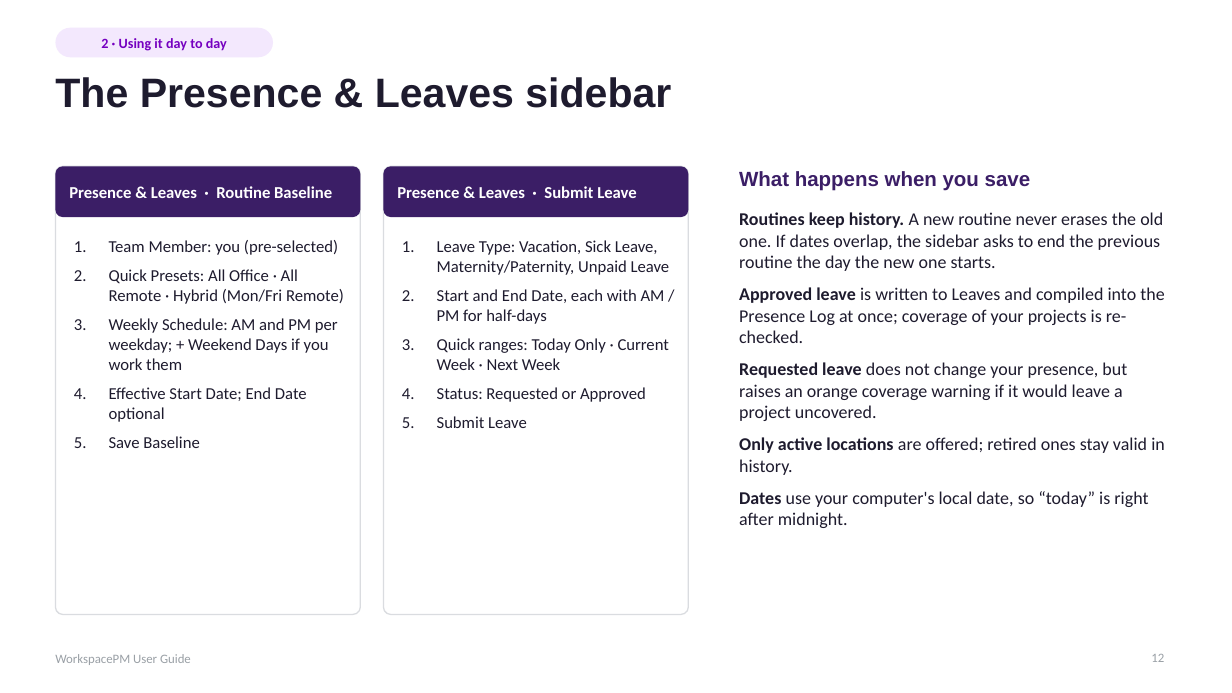
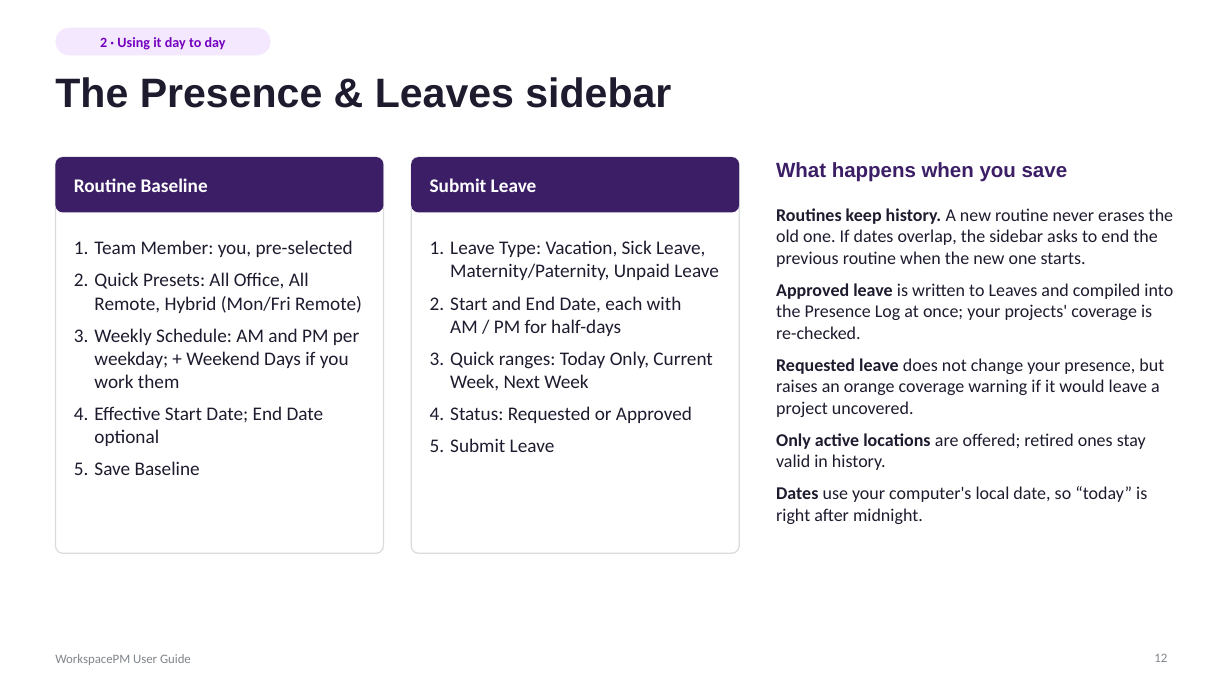
Before and after one commit to hugoglvs/WorkspaceTM, a slide deck: slide 12 of docs/WorkspacePM User Guide.pptx. Drawn at 1232x693 pixels with LibreOffice and Linux fonts; fonts in the diff are those of the drawing. Boxes give left, top, right and bottom in pixels: in the first picture for what was removed or moved away, otherwise in the second. Text is boxed around its words. In the diff, an @@ line names an element or a change of style, - is before the commit and + after.

```diff
--- a/docs/WorkspacePM User Guide.pptx
+++ b/docs/WorkspacePM User Guide.pptx
@@ rounded rectangle: place and size @@
-rounded rectangle at box(55, 166, 360, 217)
+rounded rectangle at box(55, 157, 384, 213)
@@ rounded rectangle: place and size @@
-rounded rectangle at box(55, 166, 360, 615)
+rounded rectangle at box(55, 157, 384, 554)
@@ text at box(74, 178, 208, 192): text changed; size 13 to 15 pt @@
-Presence & Leaves · Routine Baseline
+Routine Baseline
@@ proportions changed in 5 elements at box(55, 28, 271, 55), box(55, 157, 384, 213), box(411, 157, 739, 213), box(55, 157, 384, 554), box(411, 157, 739, 554) @@
@@ rounded rectangle: place and size @@
-rounded rectangle at box(384, 166, 689, 217)
+rounded rectangle at box(411, 157, 739, 213)
@@ rounded rectangle: place and size @@
-rounded rectangle at box(384, 166, 689, 615)
+rounded rectangle at box(411, 157, 739, 554)
@@ text at box(430, 178, 537, 192): text changed; size 13 to 15 pt @@
-Presence & Leaves · Submit Leave
+Submit Leave
@@ text "What happens when you save": place and size @@
-text "What happens when you save" at box(739, 171, 1031, 191)
+text "What happens when you save" at box(776, 162, 1068, 182)
@@ text at box(776, 208, 1173, 339): text changed @@
-• Routines keep history. A new routine never erases the old one. If dates overlap, the sidebar asks to end the previous routine the day the new one starts.
-• Approved leave is written to Leaves and compiled into the Presence Log at once; coverage of your projects is re-checked.
+• Routines keep history. A new routine never erases the old one. If dates overlap, the sidebar asks to end the previous routine when the new one starts.
+• Approved leave is written to Leaves and compiled into the Presence Log at once; your projects' coverage is re-checked.
@@ text "Routines keep history. A new ...": place and size @@
-text "Routines keep history. A new ..." at box(739, 212, 1165, 528)
+text "Routines keep history. A new ..." at box(776, 208, 1173, 524)
@@ text "Leave Type: Vacation, Sick Leave, ...": place and size @@
-text "Leave Type: Vacation, Sick Leave, ..." at box(437, 240, 670, 428)
+text "Leave Type: Vacation, Sick Leave, ..." at box(450, 240, 719, 452)
@@ text at box(94, 240, 362, 313): text changed; size 13 to 15 pt @@
-1. Team Member: you (pre-selected)
-2. Quick Presets: All Office · All Remote · Hybrid (Mon/Fri Remote)
+1. Team Member: you, pre-selected
+2. Quick Presets: All Office, All Remote, Hybrid (Mon/Fri Remote)
@@ text at box(450, 240, 719, 452): size 13 to 15 pt in "Leave Type: Vacation, Sick Leave, Maternity/Paternity, Unpai ...", "Start and End Date, each with AM ...", "Status: Requested or Approved", "Submit Leave"; indent changed; less space between paragraphs @@
@@ text at box(94, 328, 359, 475): size 13 to 15 pt in "Weekly Schedule: AM and PM per weekday; ...", "Effective Start Date; End Date optional", "Save Baseline"; indent changed; less space between paragraphs @@
@@ text at box(450, 351, 712, 390): text changed; size 13 to 15 pt @@
-3. Quick ranges: Today Only · Current Week · Next Week
+3. Quick ranges: Today Only, Current Week, Next Week
@@ text at box(776, 486, 1147, 524): less space between paragraphs @@
@@ text "WorkspacePM User Guide" at box(55, 654, 191, 665): text colour #9AA0A6 to #80868B @@
@@ page number at box(1154, 654, 1167, 662): text colour #9AA0A6 to #80868B @@
```
Also in this commit, not shown: 50 other slides changed, 1 slide added, 27 other files.
